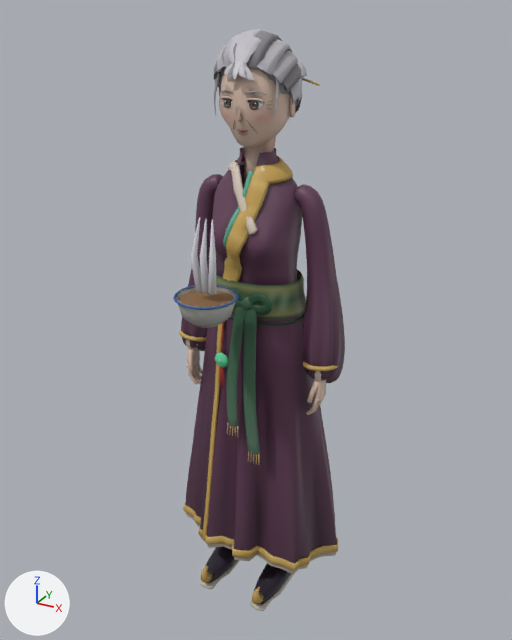
Renders of the glTF model assets/characters/meng_po.glb from each side of a commit.
The view is the same before and after, from a camera (50 mm lens) standing at (1.002, -1.836, 1.922) and looking at (0.014, -0.04, 1.024). The lights are fixed; the arrows at lower left show +X, +Y and +Z. The first picture is the older version. Vertices at exactly the same position are counted once.

In view in the first picture: 'body'.
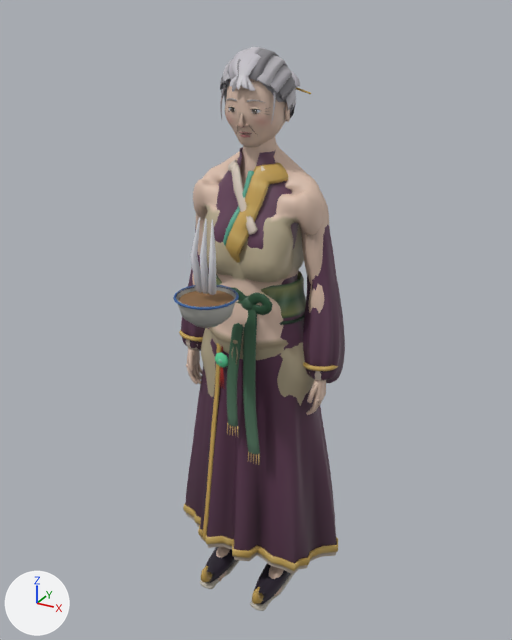
Pixel boxes (x1, y1, x2, y2) of what changed, in the pictures (512 x 640 px):
'body', reshaped (20% shorter)
    before: (173, 29, 345, 611)
    after: (173, 147, 345, 611)
'bare', added (beige)
    after: (192, 137, 330, 596)
'own', added
    after: (186, 47, 326, 415)
    faces in mat_toon: (186, 47, 326, 415)
    faces in mat_plain: (224, 81, 271, 138)
part 1 of me_body, deleted
    before: (186, 29, 326, 415)
part 2 of me_body, cut back (brown)
    before: (219, 66, 291, 161)

Edits to the bpy script that builds the scene:
```text
Change me_body:
    used by ob_body; location = (0.0, 0.0, 0.0)
    remove me_body.from_pydata(...)  # 17206 vertices, 33007 faces; spans x -0.3..0.31, y -0.39..0.21, z 0.0..1.87
    add me_body.from_pydata(...)  # 8113 vertices, 15410 faces; spans x -0.3..0.31, y -0.39..0.21, z 0.0..1.65
    me_body part 1: 111 loose pieces with 8224 vertices, spanning x -0.25..0.25, y -0.13..0.2, z 0.74..1.87, are deleted
    me_body part 2: 5 vertices moved within x -0.04..0.04, y -0.01..0.05, z 1.57..1.61; 920 vertices removed from x -0.1..0.1, y -0.11..0.13, z 1.56..1.85; 51 vertices added at x -0.04..0.04, y -0.03..0.04, z 1.57..1.65
    remove me_body.materials.append(mat_plain)
Add me_own:
    me_own.from_pydata(...)  # 9372 vertices, 18131 faces; spans x -0.251..0.251, y -0.114..0.176, z 0.738..1.826
    # faces by material slot: [12449, 5586, 96]
    me_own.materials.append(mat_toon)
    me_own.materials.append(mat_plain)
    me_own.materials.append(mat_glow)
Add me_bare:
    me_bare.from_pydata(...)  # 5494 vertices, 10968 faces; spans x -0.25..0.25, y -0.16..0.16, z 0.0..1.64
    me_bare.materials.append(mat_toon)
Add ob_own:
    ob_own = bpy.data.objects.new('own', me_own)
    ob_own.location = (0.0, 0.0, 0.0)
Add ob_bare:
    ob_bare = bpy.data.objects.new('bare', me_bare)
    ob_bare.location = (0.0, 0.0, 0.0)
```
